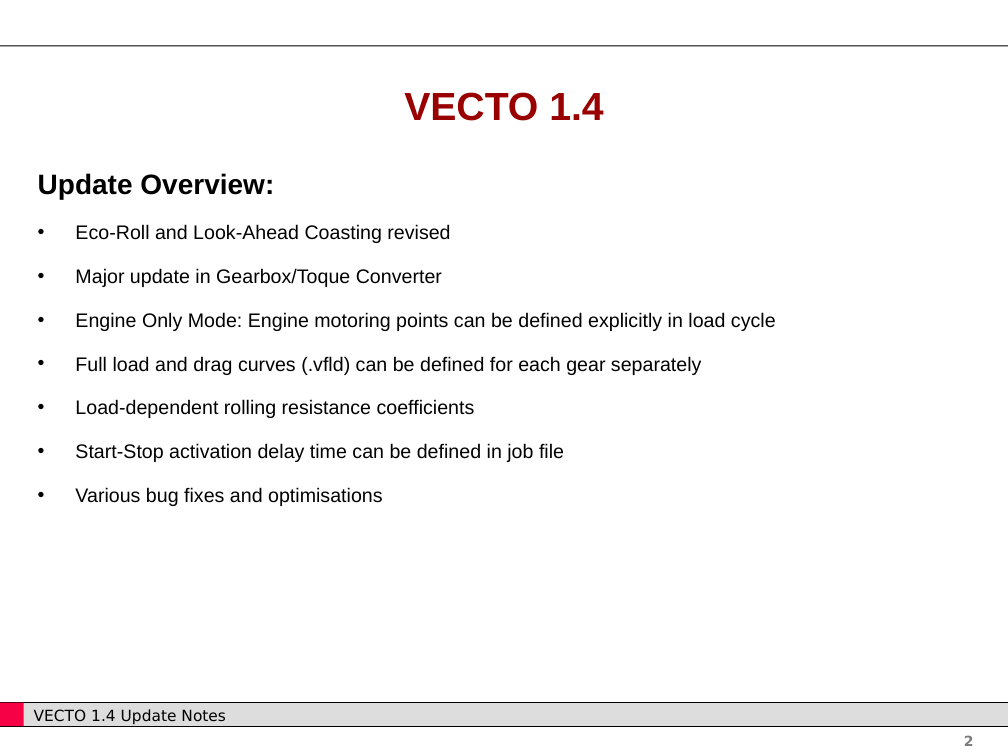
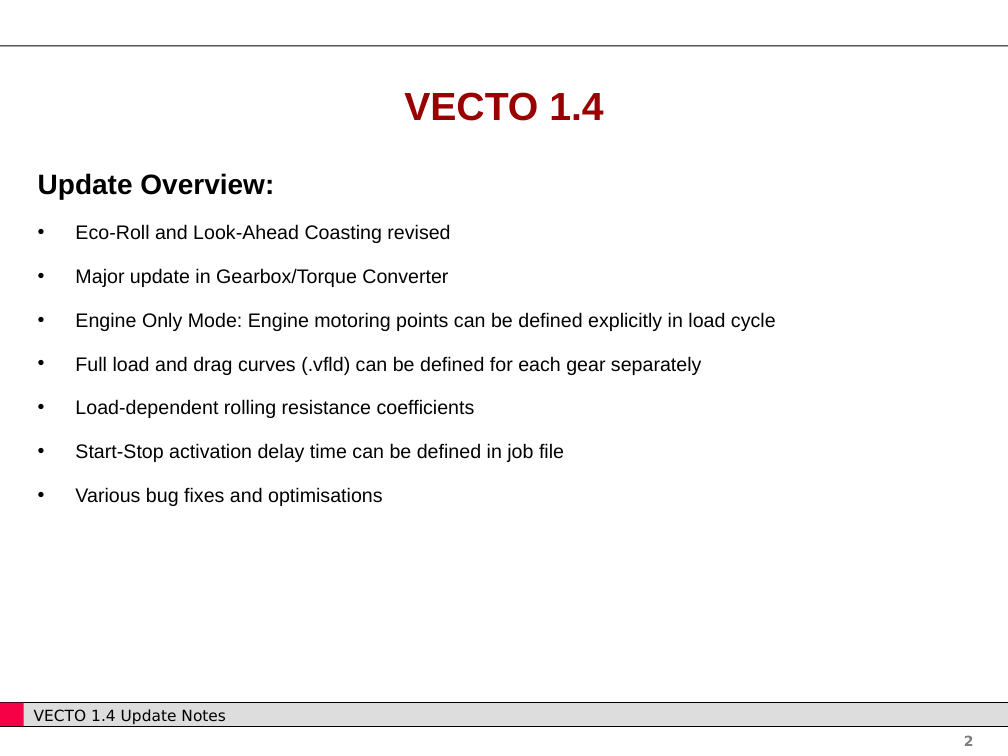
Before and after one commit to CLIMA-VECTO/vecto-sim, a slide deck: slide 2 of User Manual Source/Update Notes.pptx. Drawn at 1008x756 pixels with LibreOffice and Linux fonts; fonts in the diff are those of the drawing; background and template pictures are left out. Boxes give left, top, right and bottom in pixels: in the first picture for what was removed or moved away, otherwise in the second. Text is boxed around its words. In the diff, an @@ line names an element or a change of style, - is before the commit and + after.

```diff
--- a/User Manual Source/Update Notes.pptx
+++ b/User Manual Source/Update Notes.pptx
@@ text at [75, 268, 448, 287]: text changed @@
-• Major update in Gearbox/Toque Converter
+• Major update in Gearbox/Torque Converter
```
Also in this commit, not shown: 43 other files.
